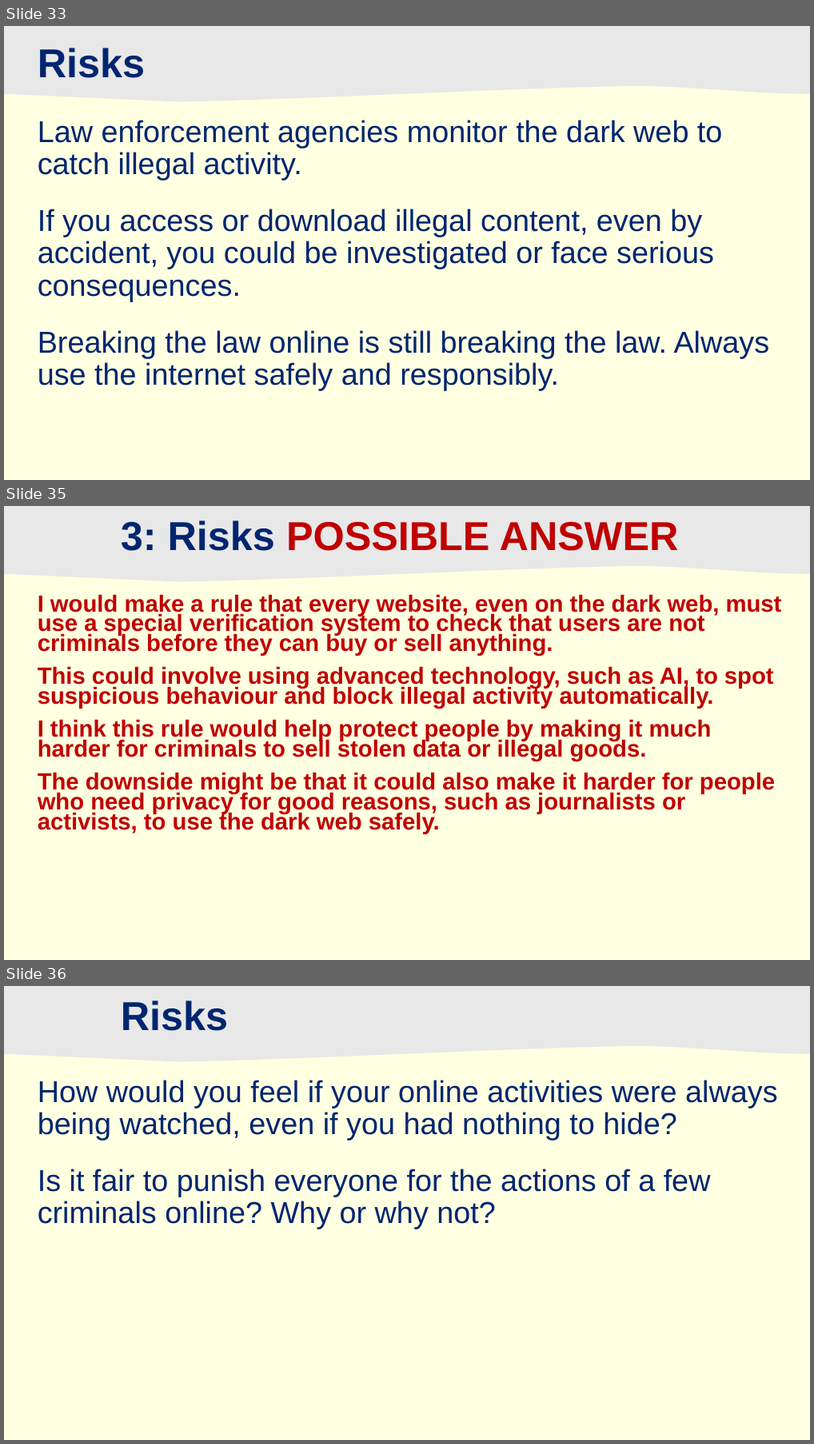
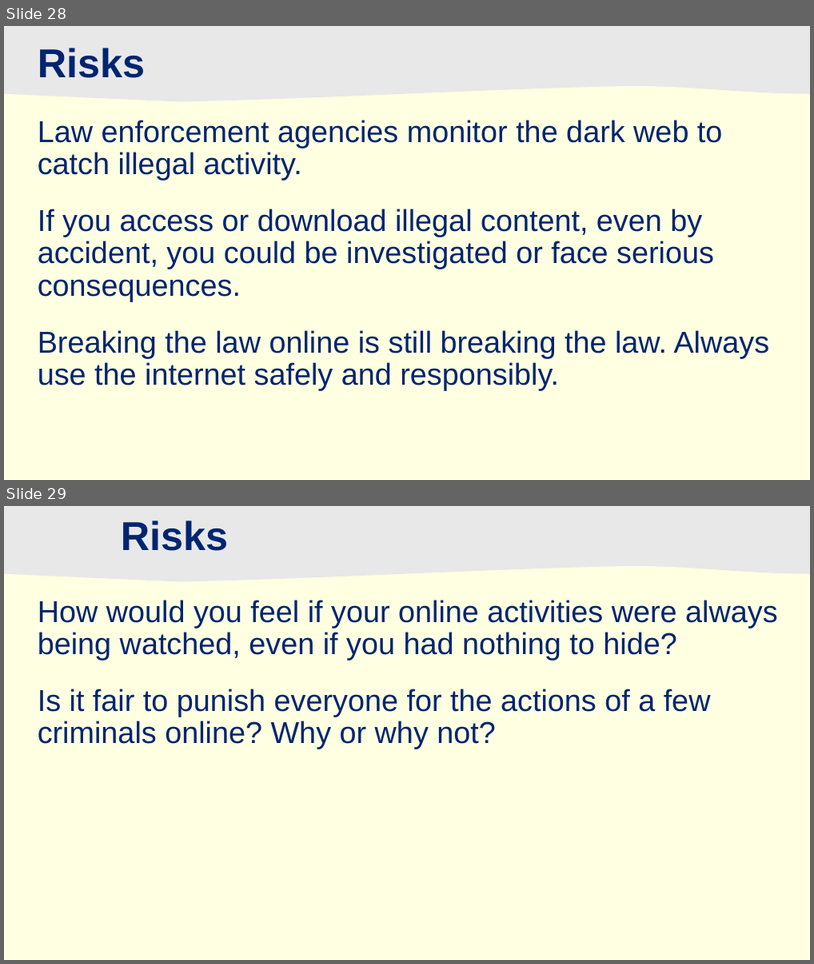
Before and after one commit to JFinnTeacher/TY-Introduction-to-Coding-with-Python, a slide deck: Lesson 05 - Understanding Cyber Threats/05_Cyber_Threats.pptx. Shown one above the other, each under a label of ours: slides 33, 35 and 36 before the commit, slides 28 and 29 after it; the slides between them are not shown. The pictures are 814x1444 and 814x964 pixels, drawn with LibreOffice and Linux fonts; fonts in the diff are those of the drawing; background and template pictures are left out. Boxes give left, top, right and bottom in pixels: in the first picture for what was removed or moved away, otherwise in the second. Text is boxed around its words. In the diff, an @@ line names an element or a change of style, - is before the commit and + after.

```diff
--- a/Lesson 05 - Understanding Cyber Threats/05_Cyber_Threats.pptx
+++ b/Lesson 05 - Understanding Cyber Threats/05_Cyber_Threats.pptx
@@ slide 35 removed at (x1=4, y1=506, x2=810, y2=960), background #FFFFE1; not listed: 1 template element that a slide beside it also shows @@
@@ title removed at (x1=121, y1=520, x2=679, y2=551) @@
-3: Risks POSSIBLE ANSWER
@@ text removed at (x1=38, y1=594, x2=782, y2=834) @@
-I would make a rule that every website, even on the dark web, must use a special verification system to check that users are not criminals before they can buy or sell anything.
-This could involve using advanced technology, such as AI, to spot suspicious behaviour and block illegal activity automatically.
-I think this rule would help protect people by making it much harder for criminals to sell stolen data or illegal goods.
-The downside might be that it could also make it harder for people who need privacy for good reasons, such as journalists or activists, to use the dark web safely.
@@ what was slide 33 is now slide 28 @@
@@ what was slide 36 is now slide 29 @@
```
Also in this commit, not shown: 1 slide changed, 6 other slides removed, 9 other files.
